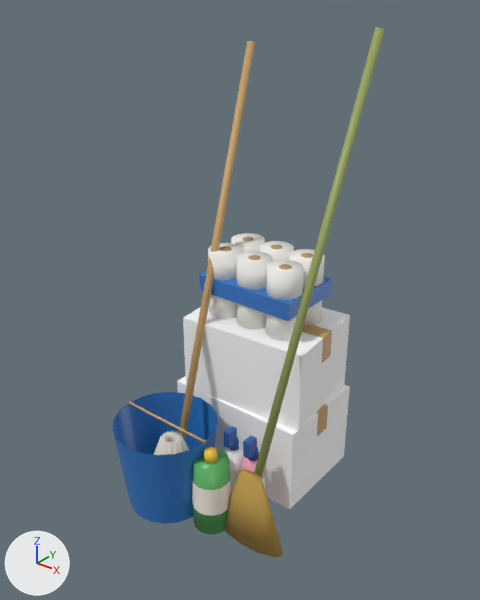
A saved change to the glTF model public/models/supplies.glb.
One viewpoint serves both versions: a 50 mm lens placed at (1.042, -1.587, 1.412), pointed at (0.034, -0.328, 0.631). The lights are fixed; the arrows at lower left show +X, +Y and +Z. The older version comes first. Where no turn or scale is listed for an object, it has been applied to the vertices.
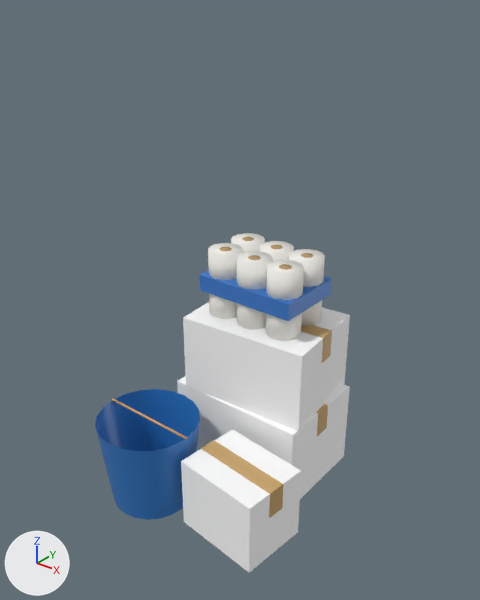
Where the change shows, as pixel boxes (x1, y1, x2, y2) in the pictures (480 x 600 px):
'SupplyBucket', moved: before (112, 392, 218, 524); after (95, 389, 200, 520)
'SupplyCarton2', added: after (181, 429, 301, 572)
'SupplyBroomHandle', deleted: before (254, 27, 385, 478)
'SupplyBroomHead', deleted (orange): before (225, 469, 283, 557)
'SupplyMopHandle', deleted: before (178, 41, 255, 440)
'SupplyJug', deleted (green): before (193, 448, 230, 534)
'SupplyCarton2Tape', added (orange): after (201, 440, 283, 518)
'SupplyJugLabel', deleted: before (192, 475, 231, 516)
'SupplyBucketBail', moved: before (128, 401, 206, 443); after (112, 398, 187, 440)
'SupplySpray0', deleted: before (223, 442, 243, 472)
'SupplyTrigger1', deleted: before (243, 435, 257, 459)
'SupplyTrigger0', deleted: before (224, 426, 237, 449)
'SupplyJugCap', deleted: before (204, 447, 218, 464)
'SupplySpray1', deleted (mostly hidden): before (242, 452, 264, 479)
'SupplySprayLabel0', deleted (mostly hidden): before (229, 470, 241, 492)
'SupplySprayNeck0', deleted: before (230, 437, 239, 451)
'SupplyMopStrand3', deleted: before (162, 441, 170, 455)
'SupplySprayNeck1', deleted: before (249, 447, 259, 461)
'SupplyMopStrand1', deleted: before (172, 441, 179, 454)
'SupplyMopStrand2', deleted: before (168, 442, 173, 454)
'SupplyMopStrand4', deleted: before (158, 440, 168, 455)
'SupplyMopStrand0', deleted: before (174, 440, 184, 453)
'SupplyMopStrand5', deleted: before (154, 438, 168, 455)
'SupplyMopStrand12', deleted: before (175, 435, 190, 450)
'SupplyMopStrand13', deleted: before (175, 438, 187, 451)
'SupplyMopStrand6', deleted: before (153, 435, 168, 455)
'SupplyMopStrand8', deleted: before (166, 431, 171, 442)
'SupplyMopStrand9', deleted: before (170, 431, 174, 442)
'SupplyMopStrand10', deleted: before (173, 431, 178, 440)
'SupplySprayLabel1', deleted (mostly hidden): before (262, 473, 265, 488)
'SupplyMopStrand7', deleted: before (163, 433, 169, 440)
'SupplyMopStrand11', deleted: before (174, 433, 181, 438)

Edits to the bpy script that builds the scene:
```text
Add me_supplycarton2:
    me_supplycarton2.from_pydata([(0.011, -0.557, 0.0), (0.269, -0.582, 0.0), (0.269, -0.582, 0.22), (0.011, -0.557, 0.22), (0.289, -0.383, 0.0), (0.031, -0.358, 0.0), (0.031, -0.358, 0.22), (0.289, -0.383, 0.22)], [], [(0, 1, 2), (0, 2, 3), (4, 5, 6), (4, 6, 7), (1, 4, 7), (1, 7, 2), (5, 0, 3), (5, 3, 6), (3, 2, 7), (3, 7, 6), (5, 4, 1), (5, 1, 0)])
    me_supplycarton2.materials.append(mat_supplycartonprint)  # white #ffffff
Remove ob_supplybroomhandle:
    ob_supplybroomhandle = bpy.data.objects.new('SupplyBroomHandle', me_cylinder_016)
Remove ob_supplybroomhead:
    ob_supplybroomhead = bpy.data.objects.new('SupplyBroomHead', me_cone_026)
Change ob_supplybucket:
    ob_supplybucket.location: (-0.1, -0.5, 0.135) -> (-0.15, -0.52, 0.135)
Change ob_supplybucketbail:
    ob_supplybucketbail.location: (-0.1, -0.5, 0.27) -> (-0.15, -0.52, 0.27)
Remove ob_supplyjug:
    ob_supplyjug = bpy.data.objects.new('SupplyJug', me_cone_033)
Remove ob_supplyjugcap:
    ob_supplyjugcap = bpy.data.objects.new('SupplyJugCap', me_cone_034)
Remove ob_supplyjuglabel:
    ob_supplyjuglabel = bpy.data.objects.new('SupplyJugLabel', me_cone_035)
Remove ob_supplymophandle:
    ob_supplymophandle = bpy.data.objects.new('SupplyMopHandle', me_cylinder_001)
Remove ob_supplymopstrand0:
    ob_supplymopstrand0 = bpy.data.objects.new('SupplyMopStrand0', me_cylinder_002)
Remove ob_supplymopstrand1:
    ob_supplymopstrand1 = bpy.data.objects.new('SupplyMopStrand1', me_cylinder_003)
Remove ob_supplymopstrand2:
    ob_supplymopstrand2 = bpy.data.objects.new('SupplyMopStrand2', me_cylinder_004)
Remove ob_supplymopstrand3:
    ob_supplymopstrand3 = bpy.data.objects.new('SupplyMopStrand3', me_cylinder_005)
Remove ob_supplymopstrand4:
    ob_supplymopstrand4 = bpy.data.objects.new('SupplyMopStrand4', me_cylinder_006)
Remove ob_supplymopstrand5:
    ob_supplymopstrand5 = bpy.data.objects.new('SupplyMopStrand5', me_cylinder_007)
Remove ob_supplymopstrand6:
    ob_supplymopstrand6 = bpy.data.objects.new('SupplyMopStrand6', me_cylinder_008)
Remove ob_supplymopstrand7:
    ob_supplymopstrand7 = bpy.data.objects.new('SupplyMopStrand7', me_cylinder_009)
Remove ob_supplymopstrand8:
    ob_supplymopstrand8 = bpy.data.objects.new('SupplyMopStrand8', me_cylinder_010)
Remove ob_supplymopstrand9:
    ob_supplymopstrand9 = bpy.data.objects.new('SupplyMopStrand9', me_cylinder_011)
Remove ob_supplymopstrand10:
    ob_supplymopstrand10 = bpy.data.objects.new('SupplyMopStrand10', me_cylinder_012)
Remove ob_supplymopstrand11:
    ob_supplymopstrand11 = bpy.data.objects.new('SupplyMopStrand11', me_cylinder_013)
Remove ob_supplymopstrand12:
    ob_supplymopstrand12 = bpy.data.objects.new('SupplyMopStrand12', me_cylinder_014)
Remove ob_supplymopstrand13:
    ob_supplymopstrand13 = bpy.data.objects.new('SupplyMopStrand13', me_cylinder_015)
Remove ob_supplyspray0:
    ob_supplyspray0 = bpy.data.objects.new('SupplySpray0', me_cone_027)
Remove ob_supplyspray1:
    ob_supplyspray1 = bpy.data.objects.new('SupplySpray1', me_cone_030)
Remove ob_supplyspraylabel0:
    ob_supplyspraylabel0 = bpy.data.objects.new('SupplySprayLabel0', me_cone_029)
Remove ob_supplyspraylabel1:
    ob_supplyspraylabel1 = bpy.data.objects.new('SupplySprayLabel1', me_cone_032)
Remove ob_supplysprayneck0:
    ob_supplysprayneck0 = bpy.data.objects.new('SupplySprayNeck0', me_cone_028)
Remove ob_supplysprayneck1:
    ob_supplysprayneck1 = bpy.data.objects.new('SupplySprayNeck1', me_cone_031)
Remove ob_supplytrigger0:
    ob_supplytrigger0 = bpy.data.objects.new('SupplyTrigger0', me_cube_001)
Remove ob_supplytrigger1:
    ob_supplytrigger1 = bpy.data.objects.new('SupplyTrigger1', me_cube_002)
Add ob_supplycarton2tape:
    ob_supplycarton2tape = bpy.data.objects.new('SupplyCarton2Tape', me_supplycarton2tape)  # 24 vertices, 36 faces; spans x 0.016..0.284, y -0.508..-0.432, z 0.14..0.222; in mat_supplytape (orange #c9a46a)
    ob_supplycarton2tape.location = (0.0, 0.0, 0.0)
Add ob_supplycarton2:
    ob_supplycarton2 = bpy.data.objects.new('SupplyCarton2', me_supplycarton2)
    ob_supplycarton2.location = (0.0, 0.0, 0.0)
```
